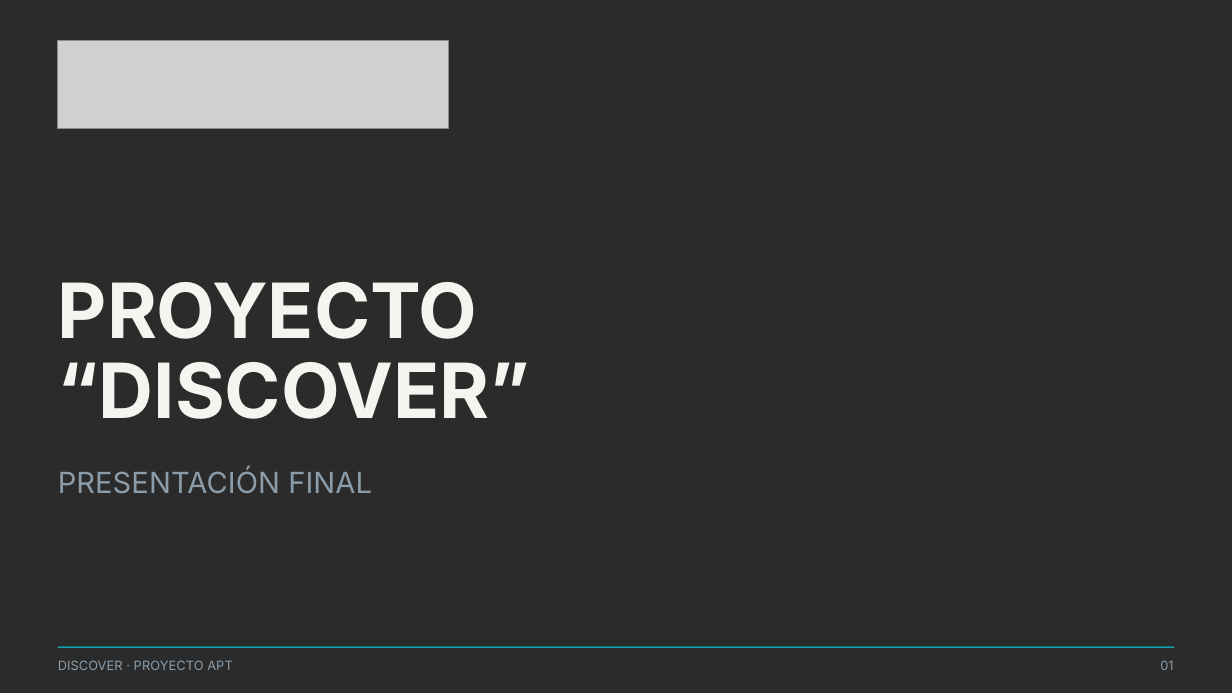
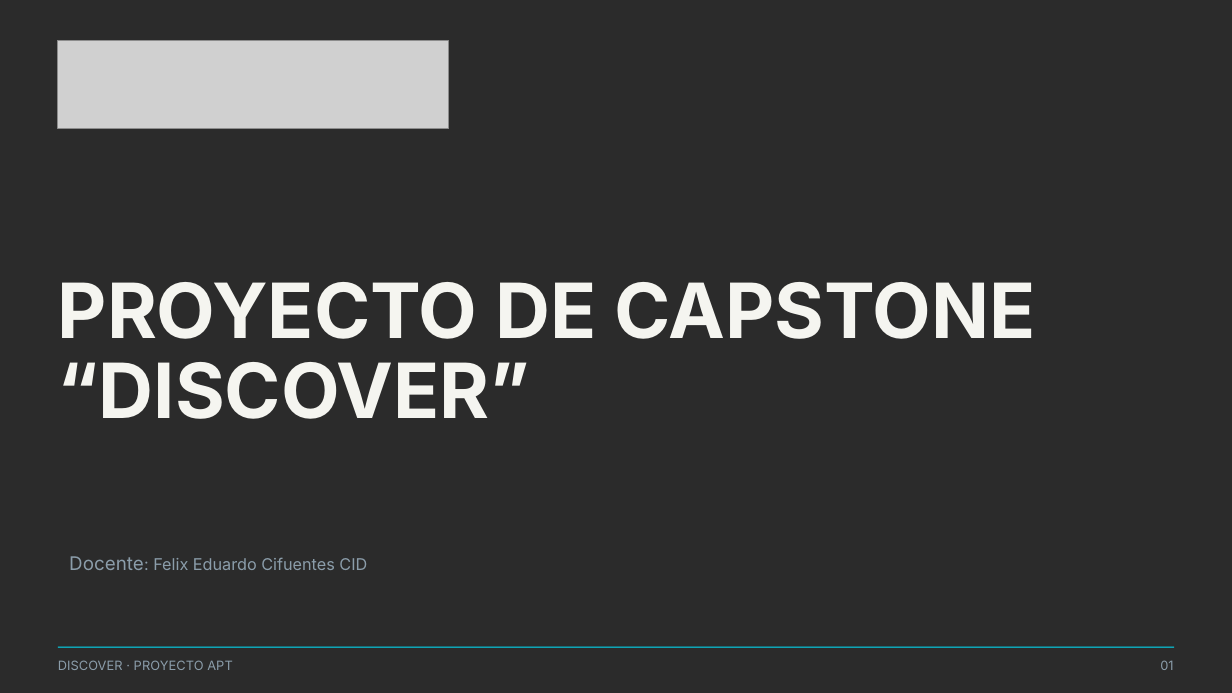
Before and after one commit to Jordanopoque/Discover, a slide deck: slide 1 of Fase 1/Evidencias Grupales/Presentación Proyecto.pptx. Drawn at 1232x693 pixels with LibreOffice and Linux fonts; fonts in the diff are those of the drawing; grey boxes stand for pictures; background and template pictures are left out; a plain dark background stands for a picture behind light text. Boxes give left, top, right and bottom in pixels: in the first picture for what was removed or moved away, otherwise in the second. Text is boxed around its words. In the diff, an @@ line names an element or a change of style, - is before the commit and + after.

```diff
--- a/Fase 1/Evidencias Grupales/Presentación Proyecto.pptx
+++ b/Fase 1/Evidencias Grupales/Presentación Proyecto.pptx
@@ text at (58, 282, 1036, 419): text changed @@
-PROYECTO
-“DISCOVER”
+PROYECTO DE CAPSTONE
+“DISCOVER”
@@ text removed at (58, 468, 372, 494) @@
-PRESENTACIÓN FINAL
@@ text added at (69, 556, 367, 570), 9.5 pt, text #8B9DAA @@
+Docente: Felix Eduardo Cifuentes CID
```
Also in this commit, not shown: 5 other slides changed, 1 other file.
